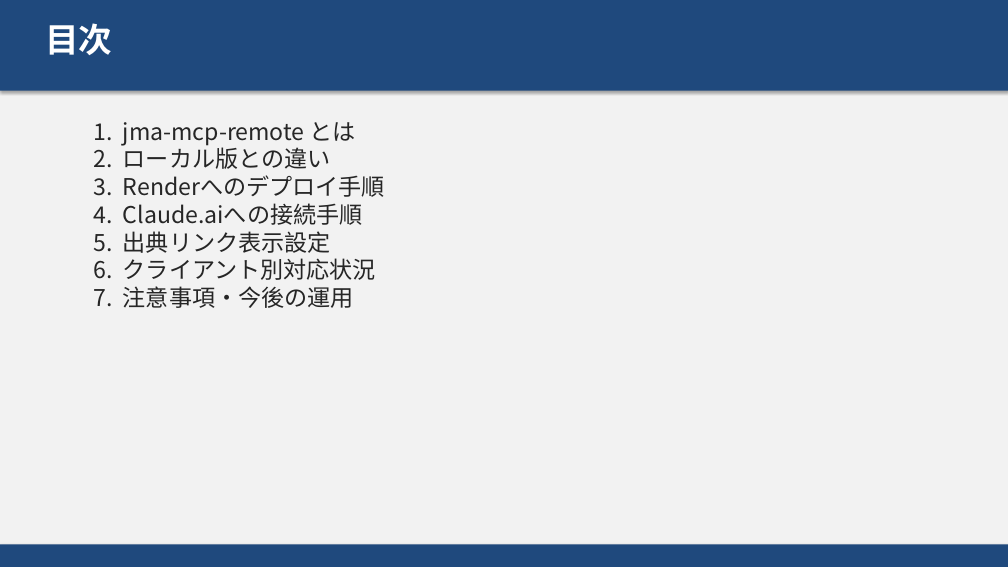
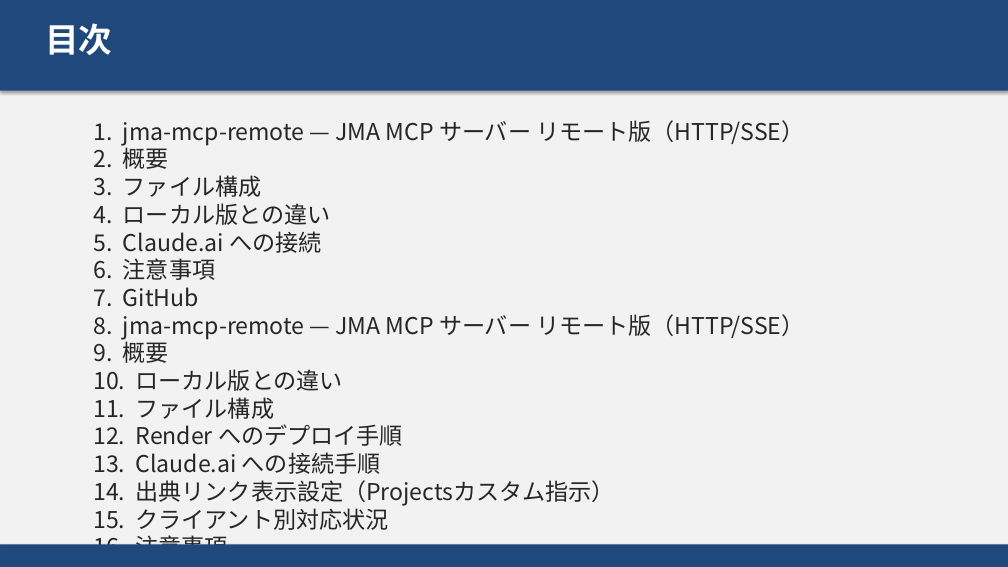
Before and after one commit to masauehr/ppt_auto, a slide deck: slide 2 of mcp_remort.pptx. Drawn at 1008x567 pixels with LibreOffice and Linux fonts; fonts in the diff are those of the drawing. Boxes give left, top, right and bottom in pixels: in the first picture for what was removed or moved away, otherwise in the second. Text is boxed around its words. In the diff, an @@ line names an element or a change of style, - is before the commit and + after.

```diff
--- a/mcp_remort.pptx
+++ b/mcp_remort.pptx
@@ text at (93, 120, 804, 530): text changed @@
-1. jma-mcp-remote とは
-2. ローカル版との違い
-3. Renderへのデプロイ手順
-4. Claude.aiへの接続手順
-5. 出典リンク表示設定
-6. クライアント別対応状況
-7. 注意事項・今後の運用
+1. jma-mcp-remote — JMA MCP サーバー リモート版（HTTP/SSE）
+2. 概要
+3. ファイル構成
+4. ローカル版との違い
+5. Claude.ai への接続
+6. 注意事項
+7. GitHub
+8. jma-mcp-remote — JMA MCP サーバー リモート版（HTTP/SSE）
+9. 概要
+10. ローカル版との違い
+11. ファイル構成
+12. Render へのデプロイ手順
+13. Claude.ai への接続手順
+14. 出典リンク表示設定（Projectsカスタム指示）
+15. クライアント別対応状況
+16. 注意事項
```
Also in this commit, not shown: 7 other slides changed, 10 slides added, 1 slide removed, 6 other files.
